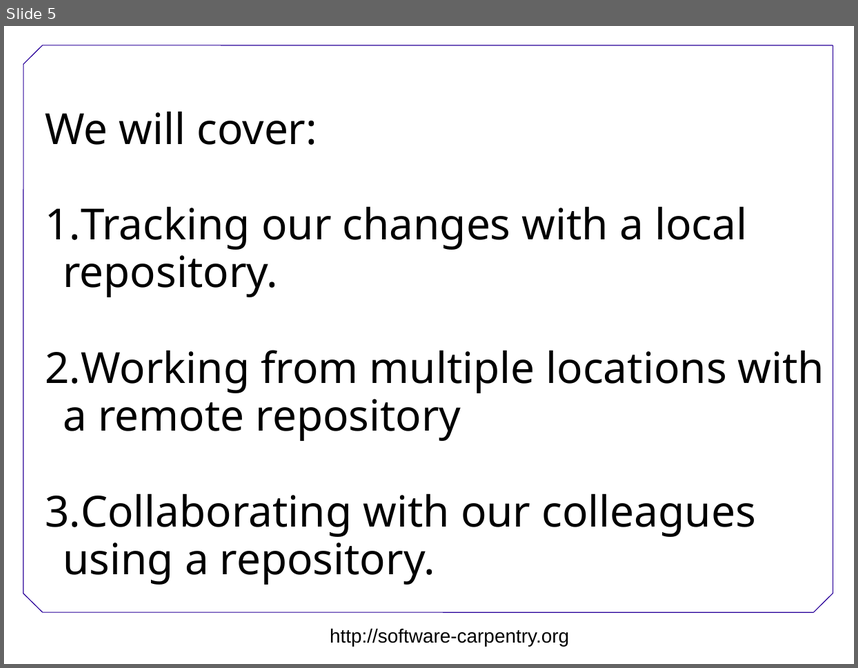
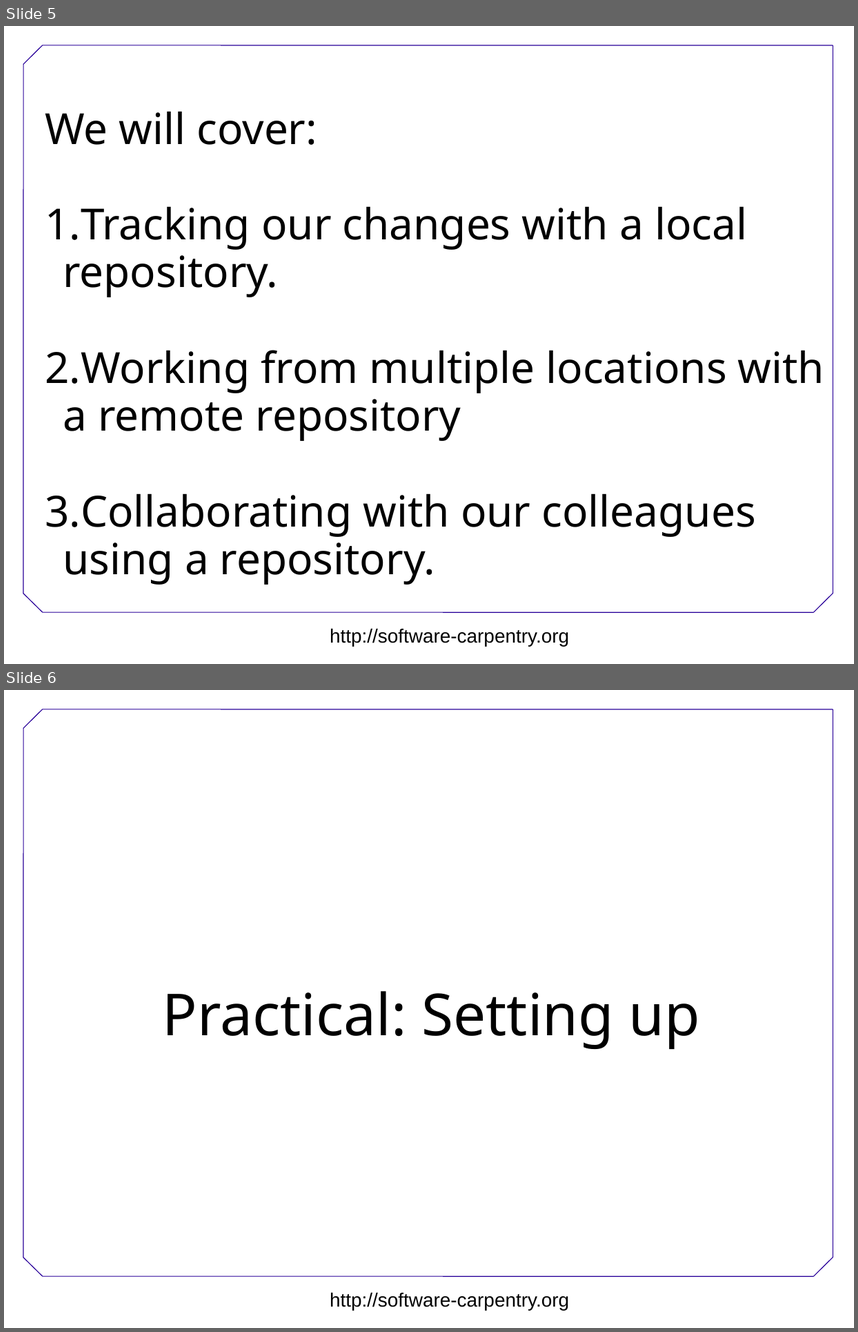
Before and after one commit to swcarpentry/DEPRECATED-boot-camps, a slide deck: version-control/Version-control.ppt. Shown one above the other, each under a label of ours: slide 5 before the commit, slides 5 and 6 after it. The pictures are 858x668 and 858x1332 pixels, drawn with LibreOffice and Linux fonts; fonts in the diff are those of the drawing; background and template pictures are left out. Boxes give left, top, right and bottom in pixels: in the first picture for what was removed or moved away, otherwise in the second. Text is boxed around its words. In the diff, an @@ line names an element or a change of style, - is before the commit and + after.

```diff
--- a/version-control/Version-control.ppt
+++ b/version-control/Version-control.ppt
@@ slide 6 added at bbox=[4, 690, 854, 1328], background #FFFFFF; not listed: 8 template elements that a slide beside it also shows @@
@@ text added at bbox=[163, 991, 700, 1049], 54 pt, text #000000 @@
+Practical: Setting up
```
Also in this commit, not shown: 1 slide changed, 5 other slides added.
